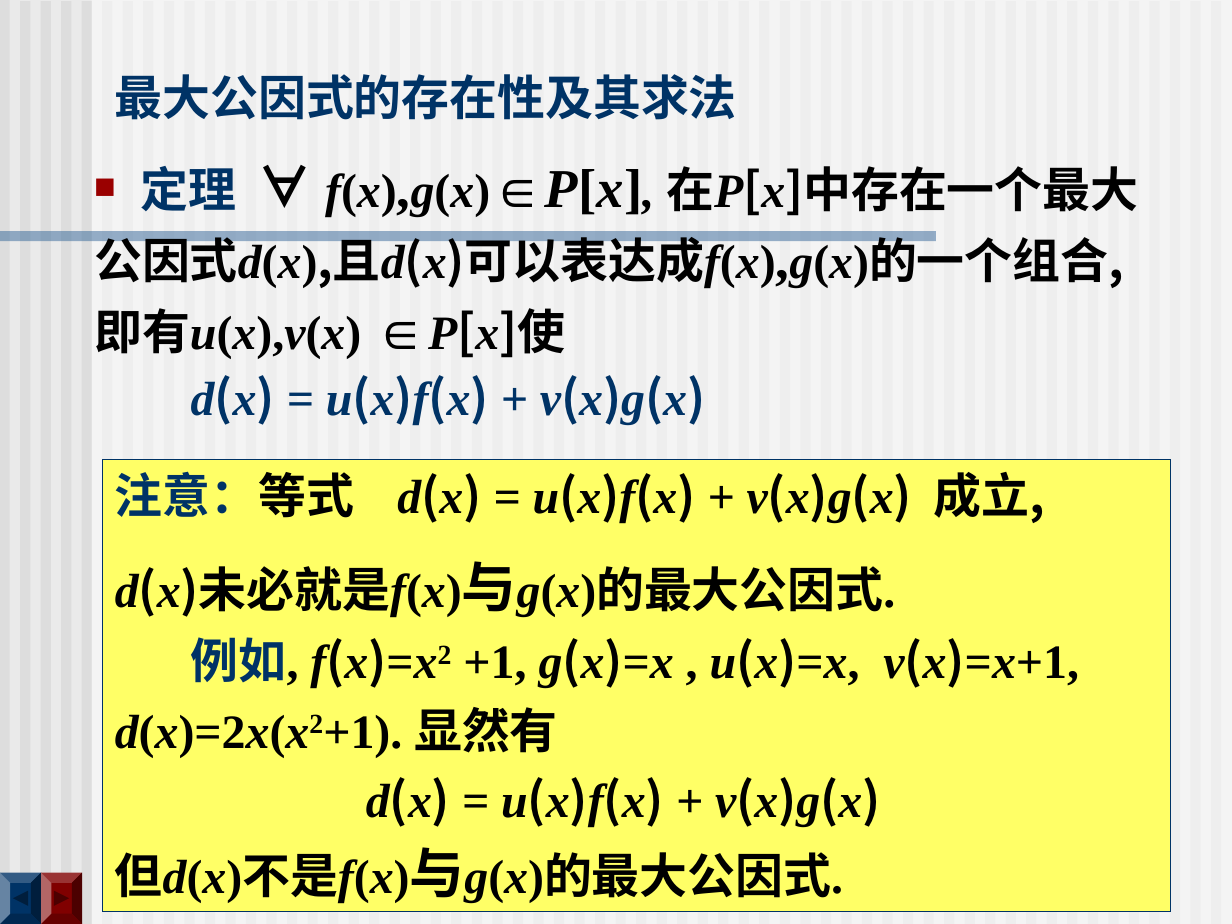
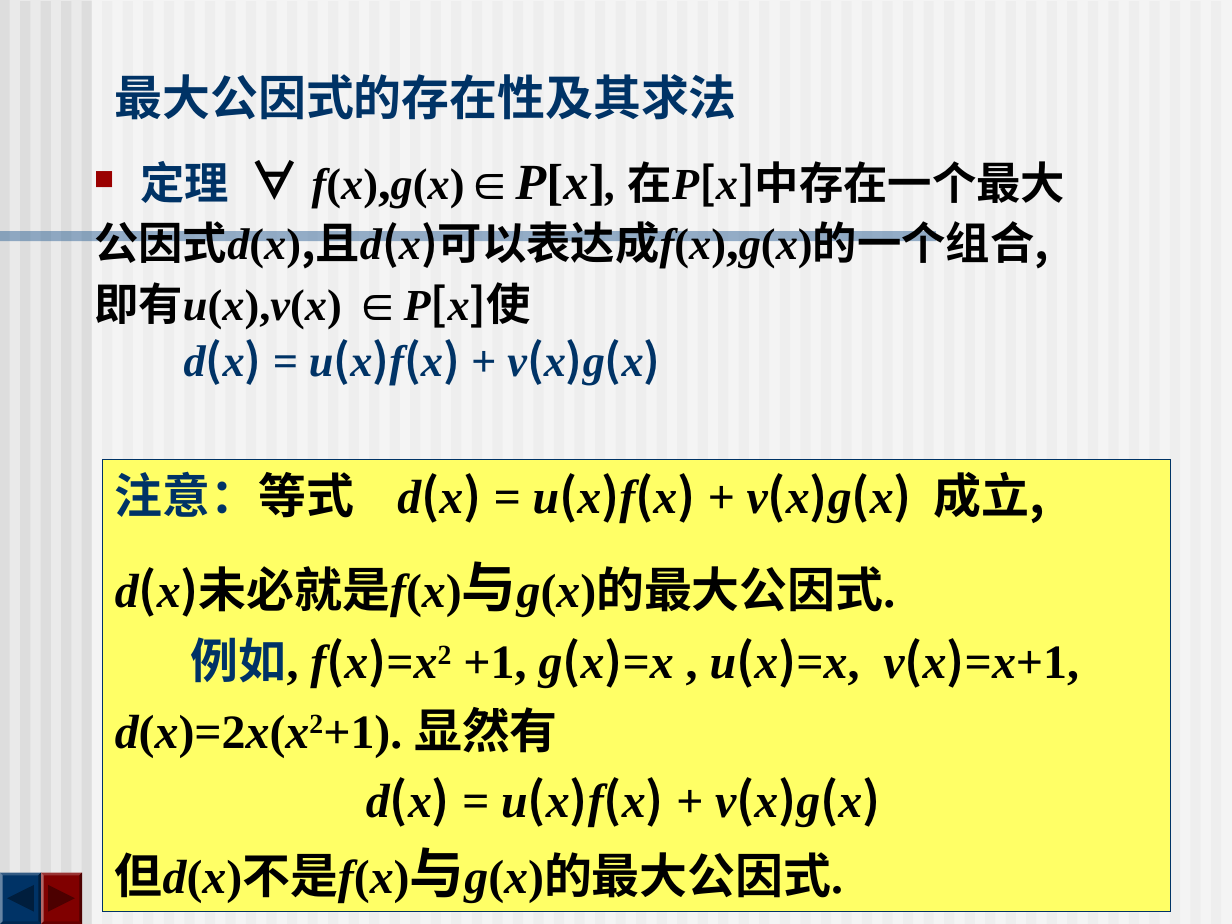
Before and after one commit to zhangbiaomath/zhangbiaomath.github.io, a slide deck: slide 44 of teaching/gaodai/课件/第1章-多项式.ppt. Drawn at 1232x924 pixels with LibreOffice and Linux fonts; fonts in the diff are those of the drawing. Boxes give left, top, right and bottom in pixels: in the first picture for what was removed or moved away, otherwise in the second. Text is boxed around its words. In the diff, an @@ line names an element or a change of style, - is before the commit and + after.

```diff
--- a/teaching/gaodai/课件/第1章-多项式.ppt
+++ b/teaching/gaodai/课件/第1章-多项式.ppt
@@ text "定理 ∀ f(x),g(x)∈P[x], 在P[x]中存在一个最大" at bbox=[94, 161, 1066, 385]: size 28 to 25.9 pt; size 32 to 29.6 pt in "∀ f(x),g(x)∈P[x],", "公因式d(x),且d(x)可以表达成f(x),g(x)的一个组合,", "∈P[x]使"; line spacing 0.9 to 0.8 @@
@@ freeform shape at bbox=[0, 872, 41, 924]: outline redrawn @@
@@ freeform shape at bbox=[41, 872, 81, 924]: outline redrawn @@
```
Also in this commit, not shown: 121 other slides changed, 13 other files.
